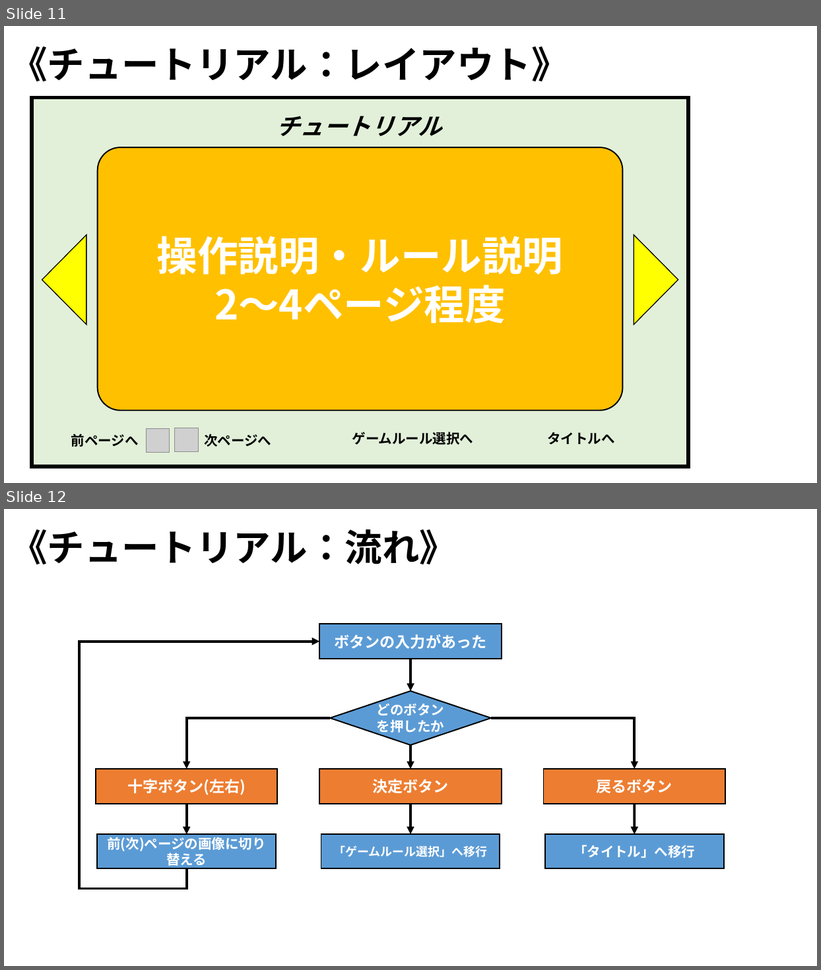
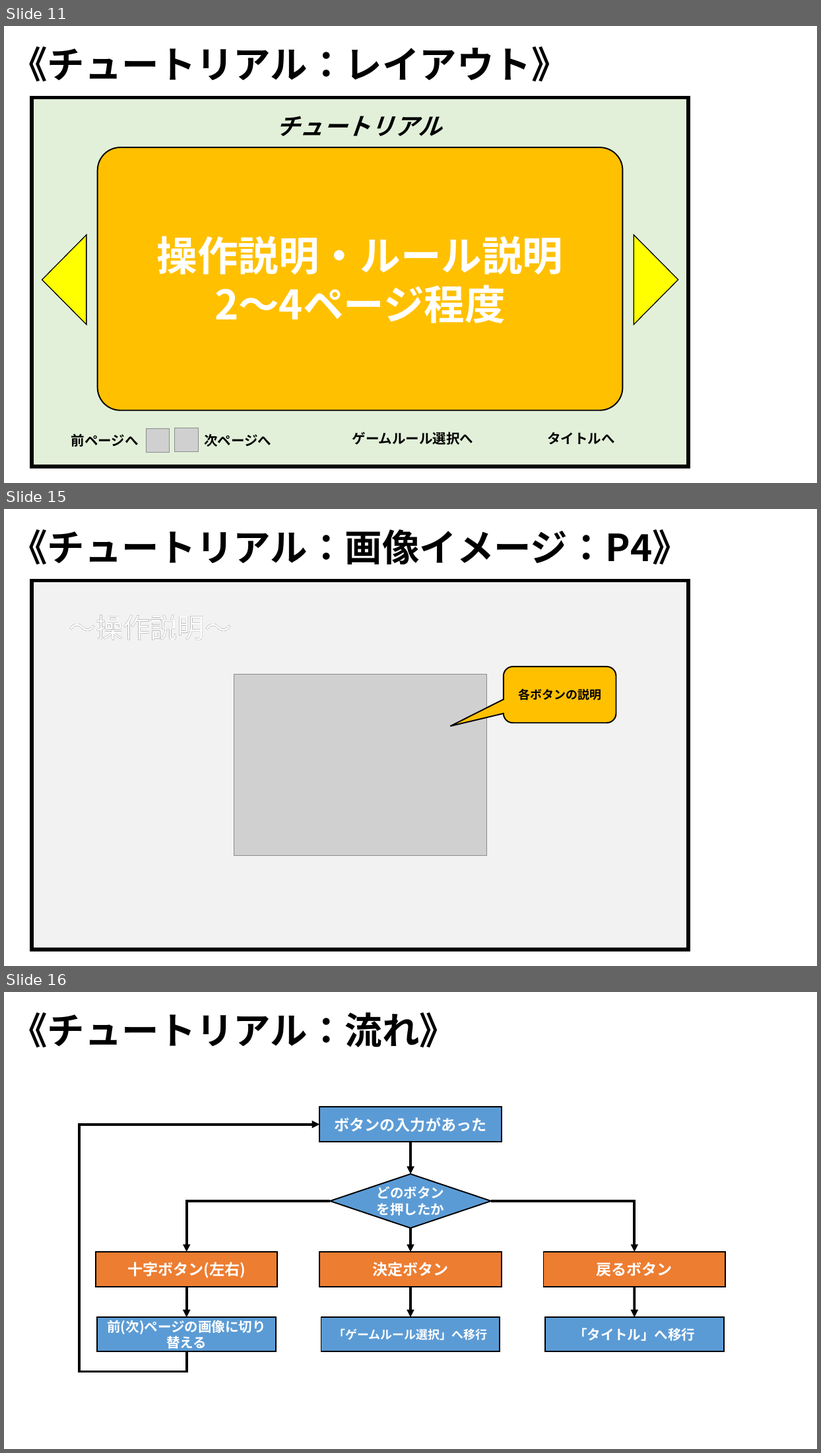
Before and after one commit to ARITA-MEIGEN/C-Team001, a slide deck: data/GS3_チーム2_仕様書.pptx. Shown one above the other, each under a label of ours: slides 11 and 12 before the commit, slides 11, 15 and 16 after it; the slides between them are not shown. The pictures are 821x970 and 821x1453 pixels, drawn with LibreOffice and Linux fonts; fonts in the diff are those of the drawing; grey boxes stand for pictures; background and template pictures are left out. Boxes give left, top, right and bottom in pixels: in the first picture for what was removed or moved away, otherwise in the second. Text is boxed around its words. In the diff, an @@ line names an element or a change of style, - is before the commit and + after.

Commit message:
仕様書に、チュートリアル画像のイメージを追加。

```diff
--- a/data/GS3_チーム2_仕様書.pptx
+++ b/data/GS3_チーム2_仕様書.pptx
@@ slide 15 added at [4,509,817,966], background picture (left out) @@
@@ text added at [10,529,690,564], 44 pt, text #000000, bold @@
+《チュートリアル：画像イメージ：P4》
@@ rectangle added at [32,580,689,950], fill #F2F2F2, outline #000000 4.5 pt @@
@@ text added at [63,608,240,647], 32 pt, text #FFFFFF @@
+～操作説明～
@@ text added at [69,615,232,640], 32 pt, text #000000 @@
+～操作説明～
@@ rounded speech box added at [504,667,616,723], fill #FFC000, outline #000000 1.5 pt, 14 pt, text #000000, bold @@
+各ボタンの説明
@@ picture added at [234,674,487,856] @@
@@ what was slide 12 is now slide 16 @@
```
Also in this commit, not shown: 1 slide changed, 3 other slides added.
